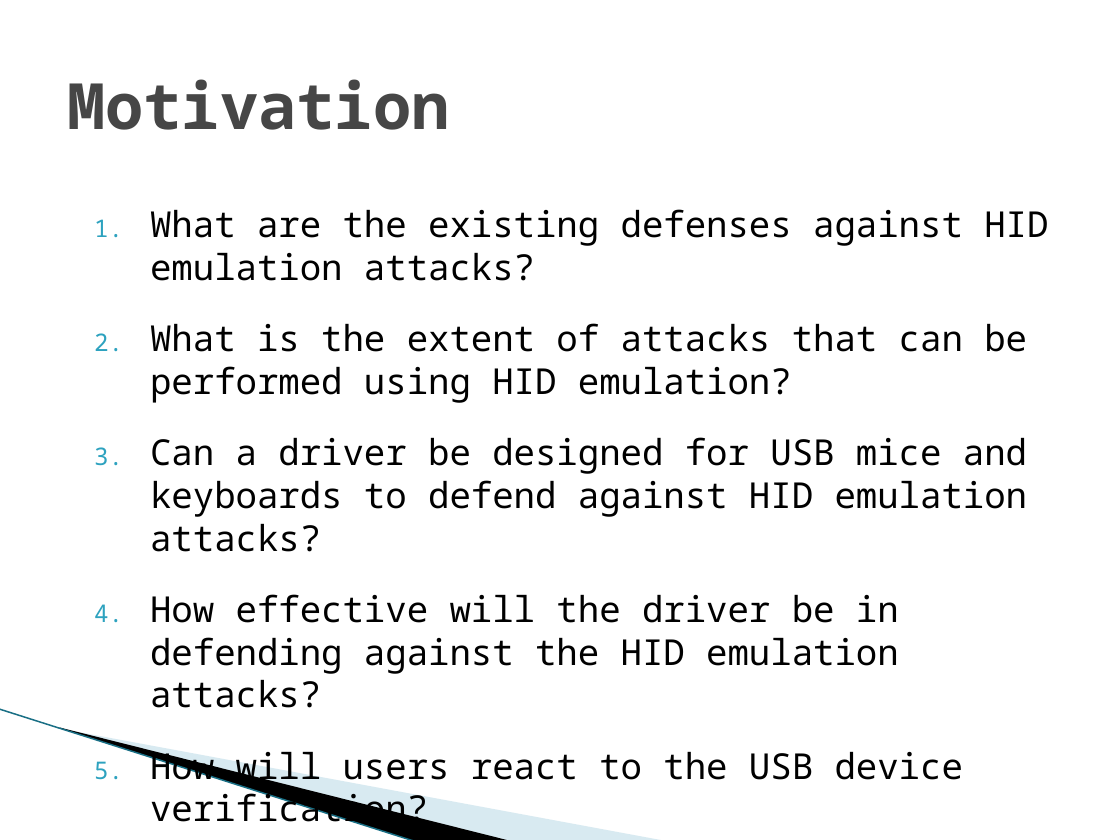
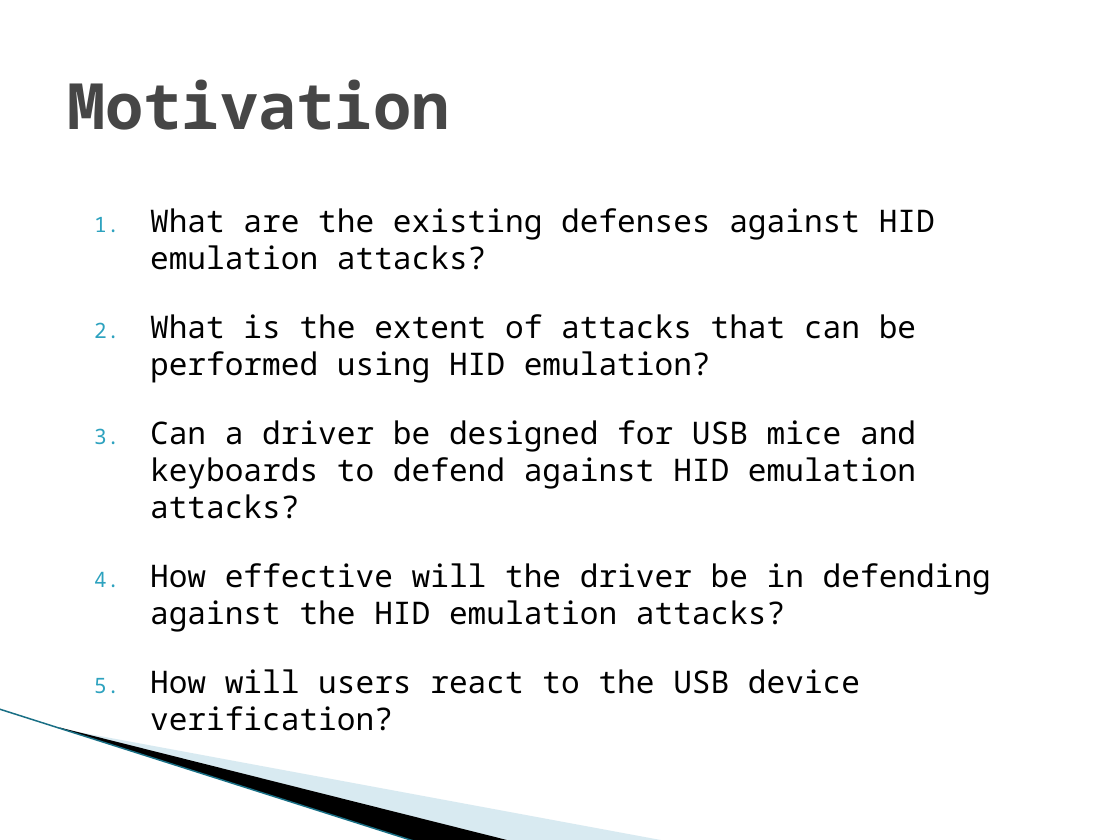
Before and after one commit to vfasburg/cse_825, a slide deck: slide 4 of Project/Final_Project_Presentation_Fasburg_Reiff_Thomas.pptx. Drawn at 1120x840 pixels with LibreOffice and Linux fonts; fonts in the diff are those of the drawing; background and template pictures are left out. Boxes give left, top, right and bottom in pixels: in the first picture for what was removed or moved away, otherwise in the second. Text is boxed around its words. In the diff, an @@ line names an element or a change of style, - is before the commit and + after.

```diff
--- a/Project/Final_Project_Presentation_Fasburg_Reiff_Thomas.pptx
+++ b/Project/Final_Project_Presentation_Fasburg_Reiff_Thomas.pptx
@@ text "What are the existing defenses ..." at <box>150,208,991,694</box>: size 22.9 to 20 pt @@
```
Also in this commit, not shown: 11 other slides changed, 3 slides added, 2 slides removed.
